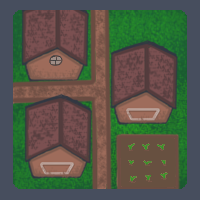
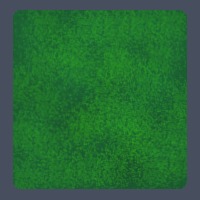
The second 200 x 200 image is a revision of the first. Changes to its layers:
hid group "村镇" (3 layers) over (13, 10, 181, 189)
painted on "图层 6 副本 2" over (24, 62, 177, 184)
